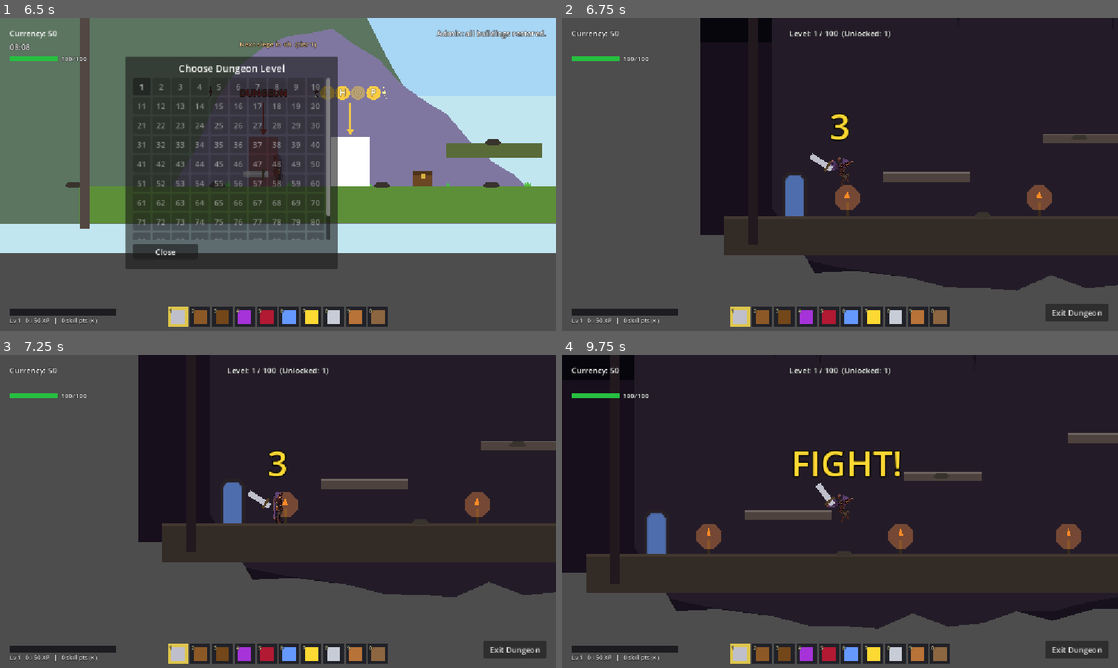
Above: before the commit, frames 1-4 (two rows, left to right).
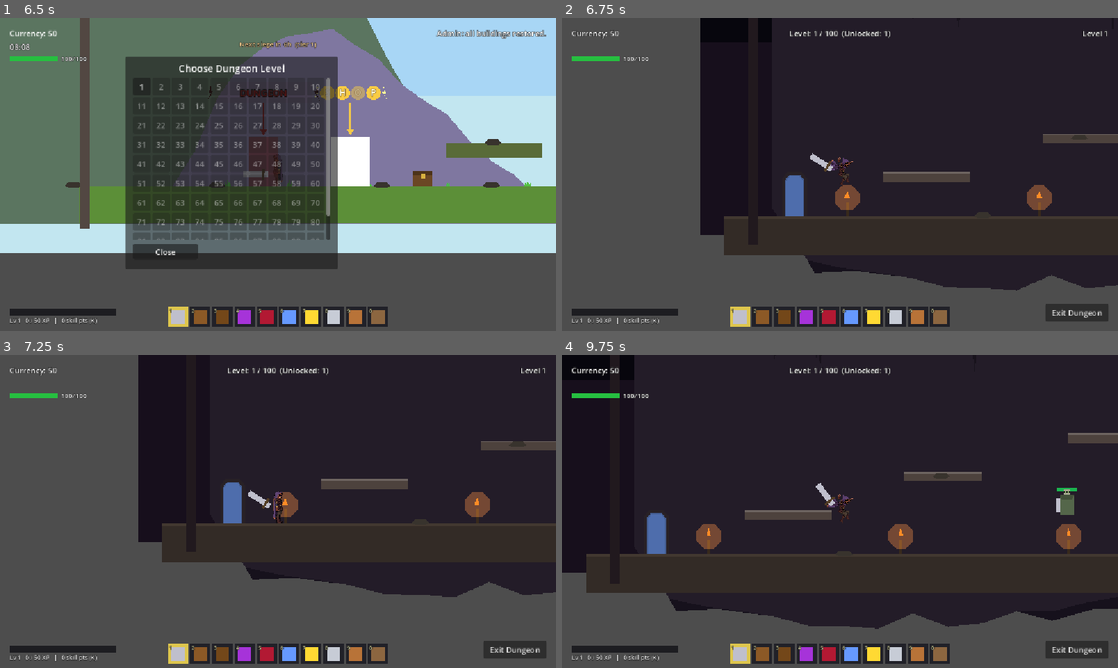
Above: after the commit, the same moments.

Repository: Bachana401/deepwood
Game: Godot game, scene res://main_menu.tscn
The game is run twice, just before and just after one commit, with the same random seed, the same clock (stepped at 60 frames per second) and the same inputs. Sound files missing from this copy of the repository are replaced by a short silence.
Inputs (mouse positions are in pixels of both pictures, inside the frame that each line leads up to):
- Up to frame 1 (6.5 s): click "Start Game" at 0.5 s; click "Start Game" at 1.25 s; click "Easy" at 2 s; click "Begin Your Journey" at 2.75 s; tap F (enter_dungeon) at 3.5, 5.75 s; move the mouse to (400, 158) at 3.52 s; hold D (move_right) 3.53-4.25 s; click (400, 158) at 3.6 s; tap Space (jump) at 3.77 s; drag from (166, 190) to (5, 218) at 4.27 s; move the mouse to (333, 105) at 5.02 s; hold A (move_left) 5.03-5.75 s; tap M (admin_restore) at 5.1 s; click (333, 105) at 5.3 s; drag from (250, 237) to (216, 174) at 5.77 s
- Up to frame 2 (6.75 s): click "1" at 6.5 s
- Up to frame 3 (7.25 s): no input
- Up to frame 4 (9.75 s): move the mouse to (1006, 558) at 7.27 s; hold D (move_right) 7.28-8 s; tap F (enter_dungeon) at 7.35 s; tap Space (jump) at 7.52 s; click (1006, 558) at 7.55 s; drag from (673, 464) to (723, 542) at 8.02 s; move the mouse to (867, 511) at 8.77 s; hold D (move_right) 8.78-9.5 s; click (867, 511) at 8.85 s; drag from (756, 433) to (840, 511) at 9.52 s

Frame 1 is identical in both runs. In frame 2, 0.2% of the frame differs, in the area x 48-98%, y 4-40%; in frame 3, 0.2%; in frame 4, 1.1%, in the area x 41-93%, y 30-52%.

Commit message:
Instant level start, arena containment, and the Fallen Wizard's evil redesign
- dungeon_interior.gd: the 3-2-1 countdown is gone -- combat spawns the moment
  a dungeon level loads (run_start_countdown removed).
- Containment: no boss or mob can end up outside the level anymore. Bosses
  clamp their teleport destination AND their position every physics frame
  (arena_width helper); special mobs (including the collision-free flyer and
  both teleporters) get the same per-frame clamp.
- boss.gd: the Fallen Wizard redesigned as the game's most drastic evil --
  pitch-black robes, blood-red eyes/magic, red hat band and torn red hem, and
  a CRUMBLING RED PIXEL AURA (CPUParticles2D squares raining off him, raging
  harder in frenzy). Two passives: the aura burns players standing inside it
  (sqrt-scaled tick), and he reflexively blinks a short step when struck (18%,
  clamped in-arena). New signature attack: DOOMRING -- two staggered full
  rings of 16 bolts each.

Validated: headless import, no script/parse errors.

Co-Authored-By: Claude Opus 4.8 <noreply@anthropic.com>

Diff:
--- a/boss.gd
+++ b/boss.gd
@@ -103,6 +103,16 @@
 const CURSE_DAMAGE = 14
 const CURSE_ORB_SPEED = 150.0
 const CURSE_TELEGRAPH = 0.4
+
+# --- the Fallen Wizard's passives & doomring ---
+const AURA_RADIUS = 150.0     # crumbling red aura: stand inside and burn
+const AURA_TICK = 0.5
+const AURA_DAMAGE = 5         # scaled by sqrt of level dmg mult, not the full mult
+const BLINK_ON_HIT_CHANCE = 0.18
+const DOOMRING_BOLTS = 16
+const DOOMRING_WAVES = 2
+const DOOMRING_RANGE = 900.0
+const DOOMRING_DAMAGE = 13
 
 # --- weapon counter (set per boss level by dungeon_interior.gd) ---
 # Only the first 8 boss levels (5-40) are countered; deeper bosses set
@@ -136,6 +146,7 @@
 	"vortex":   {"cd": 8.0, "min": 0.0,   "max": 100000.0},
 	"beam":     {"cd": 7.0, "min": 0.0,   "max": 100000.0},
 	"curse":    {"cd": 5.5, "min": 0.0,   "max": 100000.0},
+	"doomring": {"cd": 6.0, "min": 0.0,   "max": 100000.0},
 }
 
 # The roster. Ids here must line up with BOSS_ARENAS / get_boss_id in
@@ -231,15 +242,17 @@
 		"abilities": ["beam", "pillars", "meteors", "teleport", "summon"],
 	},
 	# The level-100 finale: deliberately MAN-SIZED -- his power is his magic,
-	# not his bulk. Homing curses, the eclipse beam, meteor storms, blinks,
-	# re-aimed volleys. Nothing counters him.
+	# not his bulk. Pitch-black robes wreathed in a crumbling red pixel aura
+	# that burns anyone inside it; he blinks reflexively when struck, and his
+	# kit spans every school plus the doomring. Nothing counters him.
 	"wizard": {
 		"name": "The Fallen Wizard",
-		"color": Color(0.18, 0.12, 0.28), "eye_color": Color(0.6, 1.0, 0.5),
-		"magic": Color(0.55, 1.0, 0.45),
+		"color": Color(0.09, 0.05, 0.07), "eye_color": Color(1.0, 0.12, 0.08),
+		"magic": Color(1.0, 0.22, 0.12),
 		"body": Vector2(130, 225), "hp": 4000, "speed": 120.0, "shape": "wizard",
 		"flying": true, "apex": true,
-		"abilities": ["curse", "beam", "meteors", "teleport", "volley"],
+		"passives": ["crumbling_aura", "blink_on_hit"],
+		"abilities": ["curse", "beam", "meteors", "teleport", "volley", "doomring"],
 	},
 }
 
@@ -294,6 +307,11 @@
 var flying := false
 var is_apex := false
 var is_frenzied := false
+# passives (the Fallen Wizard)
+var has_aura := false
+var has_blink_on_hit := false
+var aura_particles: CPUParticles2D = null
+var aura_timer := 0.0
 var hover_time := 0.0
 var is_diving := false
 var dive_phase := 0
@@ -312,6 +330,9 @@
 	base_move_speed = float(def.get("speed", 62.0))
 	flying = bool(def.get("flying", false))
 	is_apex = bool(def.get("apex", false))
+	var passives: Array = def.get("passives", [])
+	has_aura = "crumbling_aura" in passives
+	has_blink_on_hit = "blink_on_hit" in passives
 	abilities = (def.get("abilities", ["slam"]) as Array).duplicate()
 	max_health = int(round(float(def.get("hp", 900)) * level_hp_mult))
 	health = max_health
@@ -344,6 +365,50 @@
 		bar.offset_right = 80.0
 		bar.offset_top = bar_y
 		bar.offset_bottom = bar_y + 12.0
+
+	if has_aura:
+		build_aura()
+
+# The crumbling red pixel aura: a constant rain of small red squares breaking
+# off around the body. It is also a weapon -- see process_passives.
+func build_aura() -> void:
+	aura_particles = CPUParticles2D.new()
+	aura_particles.amount = 46
+	aura_particles.lifetime = 1.1
+	aura_particles.preprocess = 1.0
+	aura_particles.emission_shape = CPUParticles2D.EMISSION_SHAPE_SPHERE
+	aura_particles.emission_sphere_radius = AURA_RADIUS * 0.75
+	aura_particles.gravity = Vector2(0, 90)          # the pixels crumble downward
+	aura_particles.initial_velocity_min = 8.0
+	aura_particles.initial_velocity_max = 30.0
+	aura_particles.scale_amount_min = 3.0
+	aura_particles.scale_amount_max = 6.0
+	aura_particles.color = Color(1.0, 0.15, 0.08, 0.85)
+	aura_particles.z_index = 3
+	add_child(aura_particles)
+	aura_particles.emitting = true
+
+# Passive effects that run regardless of what the boss is doing.
+func process_passives(delta: float) -> void:
+	if is_dead or not has_aura:
+		return
+	aura_timer -= delta
+	if aura_timer <= 0.0:
+		aura_timer = AURA_TICK
+		if player != null and is_instance_valid(player) and global_position.distance_to(player.global_position) < AURA_RADIUS:
+			# gentler scaling than abilities (sqrt) so the aura punishes
+			# lingering without instantly deleting the player at level 100
+			if player.has_method("take_damage"):
+				player.take_damage(int(round(AURA_DAMAGE * sqrt(damage_multiplier))))
+
+# Blink-on-hit passive: struck mid-fight, he flickers a short step away.
+func blink_short() -> void:
+	var side = 1 if randf() < 0.5 else -1
+	var tx = global_position.x + side * randf_range(160.0, 260.0)
+	tx = clampf(tx, 100.0, arena_width() - 100.0)
+	spawn_shockwave(60.0, magic_color)
+	global_position.x = tx
+	spawn_shockwave(60.0, magic_color)
 
 # --- procedural creature rigs ---
 # Each boss body is assembled from polygons and lines under a "Rig" node:
@@ -567,6 +632,10 @@
 	_rskull(Vector2(0, -hh * 0.52), hw * 0.28, eye)
 	_rp(PackedVector2Array([Vector2(-hw * 0.85, -hh * 0.66), Vector2(hw * 0.85, -hh * 0.7), Vector2(hw * 0.25, -hh * 0.82)]), robe.darkened(0.35), 3)
 	_rp(PackedVector2Array([Vector2(-hw * 0.4, -hh * 0.74), Vector2(hw * 0.42, -hh * 0.78), Vector2(hw * 0.05, -hh - 52.0)]), robe.darkened(0.35), 3)
+	# blood-red hat band and torn red hem
+	_rl(PackedVector2Array([Vector2(-hw * 0.8, -hh * 0.67), Vector2(hw * 0.8, -hh * 0.71)]), 4.0, magic_color, 4)
+	for hx in [-0.6, -0.15, 0.3, 0.65]:
+		_rp(PackedVector2Array([Vector2(hw * hx - 6.0, hh * 0.92), Vector2(hw * hx + 6.0, hh * 0.92), Vector2(hw * hx, hh + 16.0)]), magic_color.darkened(0.25), 2)
 	_rl(PackedVector2Array([Vector2(hw + 14.0, hh * 0.6), Vector2(hw + 20.0, -hh * 0.9)]), 3.5, Color(0.28, 0.2, 0.12), 1)
 	_rc(Vector2(hw + 21.0, -hh * 0.98), 9.0, magic_color, 2)
 	_rc(Vector2(-hw * 0.55, hh * 0.02), 5.0, BONE_COL, 2)
@@ -628,6 +697,12 @@
 
 	move_and_slide()
 
+	# hard containment: no boss ever ends a frame outside the arena walls
+	var bw = arena_width()
+	global_position.x = clampf(global_position.x, 70.0, bw - 70.0)
+
+	process_passives(delta)
+
 	if not flying and not is_wall_blocked and not is_charging:
 		for i in range(get_slide_collision_count()):
 			if absf(get_slide_collision(i).get_normal().x) > 0.5:
@@ -645,6 +720,12 @@
 	else:
 		velocity = to_target * 2.0
 	velocity.y += sin(hover_time * 3.0) * 28.0
+
+func arena_width() -> float:
+	var s = get_tree().current_scene
+	if s != null and "current_width" in s:
+		return s.current_width
+	return 15000.0
 
 # Movement speed after the mage-counter's hex slow (and level scaling).
 func effective_speed() -> float:
@@ -686,6 +767,7 @@
 		"vortex": do_vortex()
 		"beam": do_beam()
 		"curse": do_curse()
+		"doomring": do_doomring()
 		_:
 			is_busy = false
 
@@ -852,6 +934,8 @@
 	if player != null and is_instance_valid(player):
 		var side = 1 if randf() < 0.5 else -1
 		var target_x = player.global_position.x + side * randf_range(150.0, 240.0)
+		# never blink outside the arena walls
+		target_x = clampf(target_x, 100.0, arena_width() - 100.0)
 		global_position = Vector2(target_x, player.global_position.y)
 		facing_direction = -side
 	if rig != null:
@@ -1021,8 +1105,7 @@
 		set_cd("beam")
 		return
 	var band_y = player.global_position.y - 20.0
-	var scene = get_tree().current_scene
-	var arena_w: float = scene.current_width if (scene != null and "current_width" in scene) else 15000.0
+	var arena_w := arena_width()
 	flash_telegraph(Color(1.0, 0.25, 0.15))
 	var band = ColorRect.new()
 	band.position = Vector2(-100.0, band_y - BEAM_HALF_HEIGHT)
@@ -1072,6 +1155,27 @@
 		orb.position = position + dir * 34.0
 		get_parent().add_child(orb)
 	set_cd("curse")
+	is_busy = false
+
+# Doomring (the Wizard): two full rings of bolts in quick succession, each at
+# a different rotation -- weave between the spokes or take both waves.
+func do_doomring() -> void:
+	flash_telegraph(magic_color)
+	await get_tree().create_timer(0.5).timeout
+	if is_dead:
+		set_cd("doomring")
+		is_busy = false
+		return
+	for wave in range(DOOMRING_WAVES):
+		var offset = randf() * TAU
+		for i in range(DOOMRING_BOLTS):
+			var dir = Vector2.RIGHT.rotated(offset + i * TAU / DOOMRING_BOLTS)
+			spawn_arrow(global_position + dir * 40.0, dir, DOOMRING_DAMAGE, DOOMRING_RANGE)
+		shake_camera(5.0, 0.2)
+		await get_tree().create_timer(0.35).timeout
+		if is_dead:
+			return
+	set_cd("doomring")
 	is_busy = false
 
 # --- ability helpers ---
@@ -1204,6 +1308,9 @@
 			enrage()
 		if is_apex and not is_frenzied and health <= max_health * 0.25:
 			frenzy()
+		# the Wizard's reflex: struck, he may flicker a short step away
+		if has_blink_on_hit and not is_busy and not is_charging and not is_diving and randf() < BLINK_ON_HIT_CHANCE:
+			blink_short()
 
 func enrage() -> void:
 	is_enraged = true
@@ -1220,6 +1327,11 @@
 	base_move_speed *= 1.25
 	shake_camera(9.0, 0.5)
 	spawn_shockwave(240.0, Color(1.0, 0.15, 0.1))
+	# the crumbling aura rages with him
+	if aura_particles != null and is_instance_valid(aura_particles):
+		aura_particles.amount = 84
+		aura_particles.emission_sphere_radius = AURA_RADIUS * 0.95
+		aura_particles.scale_amount_max = 8.0
 
 func apply_knockback(_direction_sign: int, _distance: float) -> void:
 	pass
--- a/dungeon_interior.gd
+++ b/dungeon_interior.gd
@@ -166,7 +166,6 @@
 const DMG_SCALE_PER_LEVEL = 0.10
 const SPEED_SCALE_PER_LEVEL = 0.075
 const SPEED_SCALE_CAP_LEVEL = 25
-const START_COUNTDOWN_SECONDS = 3
 const LEVEL_CLEAR_DELAY = 2.5
 const MAX_LEVEL = 100
 
@@ -213,7 +212,8 @@
 	update_level_label()
 	setup_exit_button()
 	start_music()
-	run_start_countdown()
+	# no countdown -- combat begins the moment the level loads
+	spawn_level_combat()
 
 func setup_exit_button() -> void:
 	var exit_button = get_node_or_null("CanvasLayer/ExitDungeonButton")
@@ -825,32 +825,6 @@
 
 # --- combat flow (mirrors the old overworld dungeon_manager.gd) ---
 
-func run_start_countdown() -> void:
-	starting = true
-	var label = get_node_or_null("CanvasLayer/CountdownLabel")
-	for i in range(START_COUNTDOWN_SECONDS, 0, -1):
-		if not starting:
-			return
-		if label:
-			label.text = str(i)
-			label.visible = true
-			label.scale = Vector2(1.35, 1.35)
-			var tween = label.create_tween()
-			tween.tween_property(label, "scale", Vector2.ONE, 0.25).set_trans(Tween.TRANS_QUAD).set_ease(Tween.EASE_OUT)
-		await get_tree().create_timer(1.0).timeout
-	if not starting:
-		return
-	if label:
-		label.text = "FIGHT!"
-		label.scale = Vector2(1.35, 1.35)
-		var tween2 = label.create_tween()
-		tween2.tween_property(label, "scale", Vector2.ONE, 0.25).set_trans(Tween.TRANS_QUAD).set_ease(Tween.EASE_OUT)
-	await get_tree().create_timer(0.5).timeout
-	if label:
-		label.visible = false
-	starting = false
-	spawn_level_combat()
-
 func get_level_scaling() -> Dictionary:
 	var hp_mult = 1.0 + (current_level - 1) * HP_SCALE_PER_LEVEL
 	var dmg_mult = 1.0 + (current_level - 1) * DMG_SCALE_PER_LEVEL
--- a/special_mob.gd
+++ b/special_mob.gd
@@ -247,6 +247,9 @@
 		visual.scale.x = facing
 	bob_time += delta
 	move_and_slide()
+	# hard containment: no mob (flyer, teleporter, or otherwise) ever ends a
+	# frame outside the level walls
+	global_position.x = clampf(global_position.x, 50.0, arena_width() - 50.0)
 
 # --- per-kind behaviour ---
 
